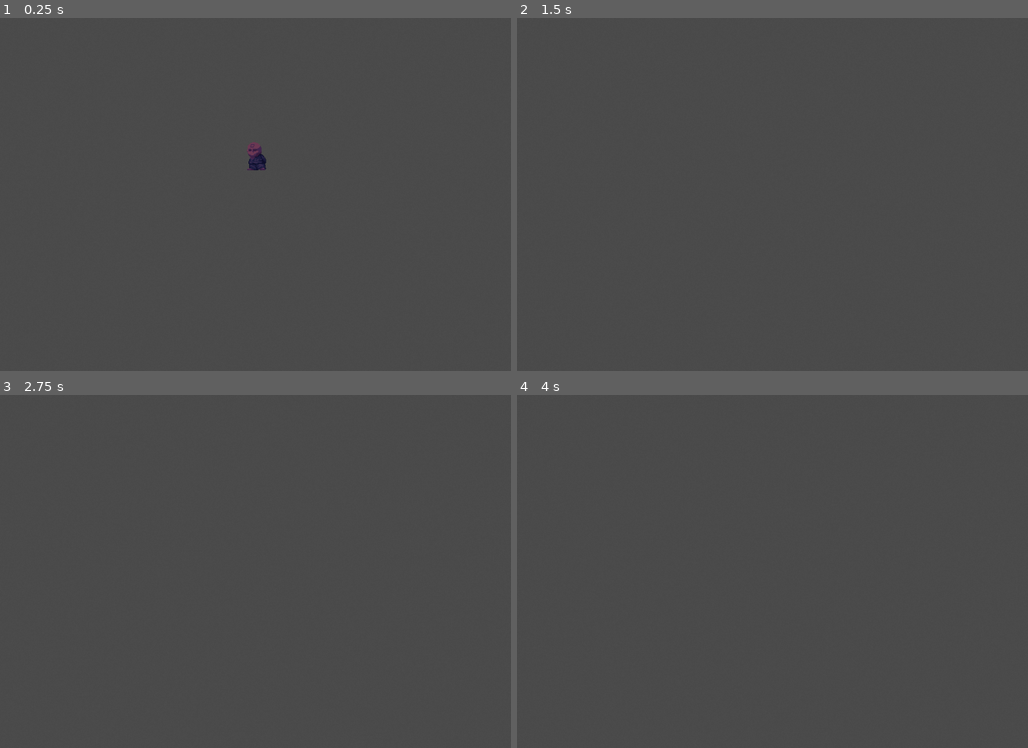
Above: before the commit, frames 1-4 (two rows, left to right).
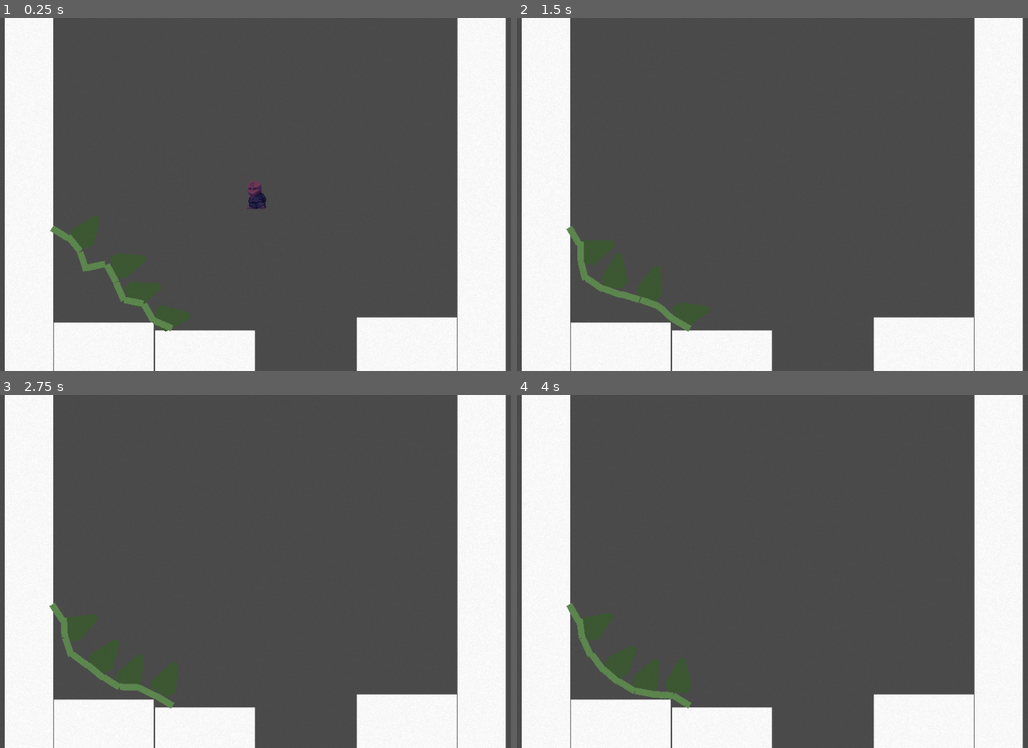
Above: after the commit, the same moments.

Repository: ManechLepage/PlatformerJam
Game: Godot game, scene res://Scenes/main.tscn
The game is run twice, just before and just after one commit, with the same random seed, the same clock (stepped at 60 frames per second) and the same inputs.
Inputs:
- Up to frame 1 (0.25 s): no input
- Up to frame 2 (1.5 s): hold Right (Right) from 0.53 s (still down); tap Z (Meditate) at 0.6 s; tap W (Jump) at 0.77 s; tap X (Wash) at 1.35 s
- Up to frame 3 (2.75 s): tap W (Jump) at 1.52 s; release Right (Right) at 2.03 s; hold Left (Left) from 2.03 s (still down); tap Z (Meditate) at 2.1 s
- Up to frame 4 (4 s): release Left (Left) at 2.78 s; hold Right (Right) from 2.78 s (still down); tap X (Wash) at 2.85 s; tap W (Jump) at 3.02, 3.77 s; tap Z (Meditate) at 3.6 s

The runs differ from the first frame. In frame 1, 28% of the frame differs, in the area x 0-100%, y 0-100%; in frame 2, 28%; in frame 3, 28%; in frame 4, 28%.

Commit message:
Goontastique

Diff:
--- /dev/null
+++ b/platformer-jam/Scenes/Objects/plant.tscn
@@ -0,0 +1,69 @@
+[gd_scene format=3 uid="uid://7umuivegwpuf"]
+
+[sub_resource type="RectangleShape2D" id="RectangleShape2D_5khlg"]
+size = Vector2(10, 30)
+
+[node name="Plant" type="Node2D" unique_id=952569118]
+modulate = Color(0.3697454, 0.5391103, 0.31187817, 1)
+
+[node name="PinJoint2D" type="PinJoint2D" parent="." unique_id=952926085]
+position = Vector2(65, -14)
+node_a = NodePath("../Leaves/Leaf")
+node_b = NodePath("../Branch")
+
+[node name="Leaves" type="Node2D" parent="." unique_id=950709168]
+modulate = Color(0.6550534, 0.6550533, 0.65505326, 1)
+
+[node name="Leaf" type="RigidBody2D" parent="Leaves" unique_id=904895338]
+gravity_scale = 0.0
+can_sleep = false
+
+[node name="Shape" type="Polygon2D" parent="Leaves/Leaf" unique_id=446382906]
+polygon = PackedVector2Array(15, -18, 55, -34, 68, -27, 68, 2, 56, 7, 16, -9)
+uv = PackedVector2Array(13, -17, 55, -34, 68, -27, 68, 2, 56, 7, 30.769867, 2.0413437)
+
+[node name="CollisionPolygon2D" type="CollisionPolygon2D" parent="Leaves/Leaf" unique_id=709592495]
+polygon = PackedVector2Array(15, -18, 55, -34, 68, -27, 68, 2, 56, 7, 16, -9)
+
+[node name="Branch" type="RigidBody2D" parent="." unique_id=313482899]
+position = Vector2(65, -14)
+
+[node name="Shape" type="Polygon2D" parent="Branch" unique_id=2073908535]
+polygon = PackedVector2Array(0, 0, 10, 0, 10, 30, 0, 30)
+uv = PackedVector2Array(13, -17, 55, -34, 68, -27, 68, 2, 56, 7, 30.769867, 2.0413437)
+
+[node name="CollisionPolygon2D" type="CollisionShape2D" parent="Branch" unique_id=1107473172]
+position = Vector2(5, 15)
+shape = SubResource("RectangleShape2D_5khlg")
+
+[node name="Branch2" type="RigidBody2D" parent="." unique_id=1929256917]
+position = Vector2(66, -44)
+
+[node name="PinJoint2D2" type="PinJoint2D" parent="Branch2" unique_id=1374694195]
+position = Vector2(4, 29)
+node_a = NodePath("../../Branch")
+node_b = NodePath("..")
+
+[node name="Shape" type="Polygon2D" parent="Branch2" unique_id=554174697]
+polygon = PackedVector2Array(0, 0, 10, 0, 10, 30, 0, 30)
+uv = PackedVector2Array(13, -17, 55, -34, 68, -27, 68, 2, 56, 7, 30.769867, 2.0413437)
+
+[node name="CollisionPolygon2D" type="CollisionShape2D" parent="Branch2" unique_id=1214574735]
+position = Vector2(5, 15)
+shape = SubResource("RectangleShape2D_5khlg")
+
+[node name="Branch3" type="RigidBody2D" parent="." unique_id=933108062]
+position = Vector2(64, -74)
+
+[node name="PinJoint2D2" type="PinJoint2D" parent="Branch3" unique_id=1257515232]
+position = Vector2(4, 29)
+node_a = NodePath("../../Branch2")
+node_b = NodePath("..")
+
+[node name="Shape" type="Polygon2D" parent="Branch3" unique_id=2096800084]
+polygon = PackedVector2Array(0, 0, 10, 0, 10, 30, 0, 30)
+uv = PackedVector2Array(13, -17, 55, -34, 68, -27, 68, 2, 56, 7, 30.769867, 2.0413437)
+
+[node name="CollisionPolygon2D" type="CollisionShape2D" parent="Branch3" unique_id=248751999]
+position = Vector2(5, 15)
+shape = SubResource("RectangleShape2D_5khlg")
--- a/platformer-jam/Scenes/Player/player.tscn
+++ b/platformer-jam/Scenes/Player/player.tscn
@@ -3,6 +3,7 @@
 [ext_resource type="Script" uid="uid://b8kew3elbwlo" path="res://Scripts/Player/player.gd" id="1_a3d8c"]
 [ext_resource type="Texture2D" uid="uid://p44sdkr4nqtu" path="res://Sprites/char_sheet.png" id="2_jhyir"]
 [ext_resource type="Script" uid="uid://covxk1e87jddg" path="res://Scripts/Player/StateMachine/state_machine.gd" id="2_xpcdj"]
+[ext_resource type="Script" uid="uid://dsyciksxffnvr" path="res://Scripts/Player/pusher.gd" id="3_74mp2"]
 [ext_resource type="Script" uid="uid://bm5o7y4tnpqcd" path="res://Scripts/Player/StateMachine/running.gd" id="3_xpcdj"]
 [ext_resource type="Script" uid="uid://cbt0hbfm245pb" path="res://Scripts/Player/StateMachine/idle.gd" id="4_dd0ac"]
 [ext_resource type="Script" uid="uid://bmk15vkvjqfoa" path="res://Scripts/Player/StateMachine/fall.gd" id="5_0u5uq"]
@@ -62,10 +63,11 @@
 }]
 
 [sub_resource type="RectangleShape2D" id="RectangleShape2D_dd0ac"]
-size = Vector2(30, 40)
+size = Vector2(21, 38)
 
 [node name="Player" type="CharacterBody2D" unique_id=1898798850 groups=["Player"]]
 collision_layer = 3
+floor_max_angle = 0.9843657
 script = ExtResource("1_a3d8c")
 
 [node name="Sprite" type="AnimatedSprite2D" parent="." unique_id=1673098178]
@@ -75,7 +77,11 @@
 autoplay = "running"
 
 [node name="Collision" type="CollisionShape2D" parent="." unique_id=285193432]
+position = Vector2(1.5, 0)
 shape = SubResource("RectangleShape2D_dd0ac")
+
+[node name="Pusher" type="Node2D" parent="." unique_id=173058658]
+script = ExtResource("3_74mp2")
 
 [node name="StateMachine" type="Node" parent="." unique_id=482495664 node_paths=PackedStringArray("starting_state")]
 script = ExtResource("2_xpcdj")
@@ -114,6 +120,7 @@
 idle = NodePath("../Idle")
 run = NodePath("../Running")
 fall = NodePath("../Fall")
+jump_force = 400.0
 
 [node name="MeditateIdle" type="Node" parent="StateMachine" unique_id=838991202 node_paths=PackedStringArray("idle", "fall", "meditate_running")]
 script = ExtResource("7_0u5uq")
--- a/platformer-jam/Scenes/Rooms/Tower1/room1.tscn
+++ b/platformer-jam/Scenes/Rooms/Tower1/room1.tscn
@@ -1,11 +1,271 @@
 [gd_scene format=3 uid="uid://cjh22wy576j4w"]
 
 [ext_resource type="PackedScene" uid="uid://dmosabcgkit6v" path="res://Scenes/Rooms/room.tscn" id="1_nwy7d"]
+[ext_resource type="PackedScene" uid="uid://7umuivegwpuf" path="res://Scenes/Objects/plant.tscn" id="2_5khlg"]
+
+[sub_resource type="Gradient" id="Gradient_nwy7d"]
+colors = PackedColorArray(1, 1, 1, 1, 1, 1, 1, 1)
+
+[sub_resource type="GradientTexture2D" id="GradientTexture2D_3gngh"]
+gradient = SubResource("Gradient_nwy7d")
+width = 256
+height = 256
+
+[sub_resource type="RectangleShape2D" id="RectangleShape2D_g4v7s"]
+size = Vector2(75, 570)
+
+[sub_resource type="RectangleShape2D" id="RectangleShape2D_5khlg"]
+size = Vector2(10, 30)
 
 [node name="Room" unique_id=197990627 instance=ExtResource("1_nwy7d")]
 
-[node name="RoomTrigger" parent="Offset/RoomTriggers" parent_id_path=PackedInt32Array(281844601) index="0" unique_id=174834819]
-position = Vector2(530, 167)
-room_name = "1"
-
-[editable path="Offset/RoomTriggers/RoomTrigger"]
+[node name="Block" type="AnimatableBody2D" parent="Offset/Obstacles" parent_id_path=PackedInt32Array(457880380) index="0" unique_id=917085587]
+
+[node name="Sprite2D" type="Sprite2D" parent="Offset/Obstacles/Block" index="0" unique_id=350153690]
+position = Vector2(-342, 1.9999471)
+scale = Vector2(0.2890625, 2.2265623)
+texture = SubResource("GradientTexture2D_3gngh")
+
+[node name="CollisionShape2D" type="CollisionShape2D" parent="Offset/Obstacles/Block" index="1" unique_id=2140421830]
+position = Vector2(-342.5, 2)
+shape = SubResource("RectangleShape2D_g4v7s")
+
+[node name="Block2" type="AnimatableBody2D" parent="Offset/Obstacles" parent_id_path=PackedInt32Array(457880380) index="1" unique_id=2050927830]
+position = Vector2(693, 0)
+
+[node name="Sprite2D" type="Sprite2D" parent="Offset/Obstacles/Block2" index="0" unique_id=1285160765]
+position = Vector2(-342, 1.9999471)
+scale = Vector2(0.2890625, 2.2265623)
+texture = SubResource("GradientTexture2D_3gngh")
+
+[node name="CollisionShape2D" type="CollisionShape2D" parent="Offset/Obstacles/Block2" index="1" unique_id=1352662910]
+position = Vector2(-342.5, 2)
+shape = SubResource("RectangleShape2D_g4v7s")
+
+[node name="Block3" type="AnimatableBody2D" parent="Offset/Obstacles" parent_id_path=PackedInt32Array(457880380) index="2" unique_id=480701157]
+position = Vector2(-227, 642.00006)
+rotation = 1.5707964
+scale = Vector2(1.1776402, 0.2683857)
+
+[node name="Sprite2D" type="Sprite2D" parent="Offset/Obstacles/Block3" index="0" unique_id=644252089]
+position = Vector2(-342, 1.9999471)
+scale = Vector2(0.2890625, 2.2265623)
+texture = SubResource("GradientTexture2D_3gngh")
+
+[node name="CollisionShape2D" type="CollisionShape2D" parent="Offset/Obstacles/Block3" index="1" unique_id=1438956339]
+position = Vector2(-342.5, 2)
+shape = SubResource("RectangleShape2D_g4v7s")
+
+[node name="Block4" type="AnimatableBody2D" parent="Offset/Obstacles" parent_id_path=PackedInt32Array(457880380) index="3" unique_id=431086557]
+position = Vector2(-72.00001, 654.00006)
+rotation = 1.5707964
+scale = Vector2(1.1776402, 0.2683857)
+
+[node name="Sprite2D" type="Sprite2D" parent="Offset/Obstacles/Block4" index="0" unique_id=615255477]
+position = Vector2(-342, 1.9999471)
+scale = Vector2(0.2890625, 2.2265623)
+texture = SubResource("GradientTexture2D_3gngh")
+
+[node name="CollisionShape2D" type="CollisionShape2D" parent="Offset/Obstacles/Block4" index="1" unique_id=2093265773]
+position = Vector2(-342.5, 2)
+shape = SubResource("RectangleShape2D_g4v7s")
+
+[node name="PinJoint2D2" type="PinJoint2D" parent="Offset/Obstacles" parent_id_path=PackedInt32Array(457880380) index="4" unique_id=1376364263]
+position = Vector2(-121.000015, 205.99991)
+node_a = NodePath("../Block4")
+node_b = NodePath("../Plant/Branch")
+
+[node name="Block5" type="AnimatableBody2D" parent="Offset/Obstacles" parent_id_path=PackedInt32Array(457880380) index="5" unique_id=1017189817]
+position = Vector2(237.00002, 634.00006)
+rotation = 1.5707964
+scale = Vector2(1.1776402, 0.2683857)
+
+[node name="Sprite2D" type="Sprite2D" parent="Offset/Obstacles/Block5" index="0" unique_id=925669119]
+position = Vector2(-342, 1.9999471)
+scale = Vector2(0.2890625, 2.2265623)
+texture = SubResource("GradientTexture2D_3gngh")
+
+[node name="CollisionShape2D" type="CollisionShape2D" parent="Offset/Obstacles/Block5" index="1" unique_id=1410214613]
+position = Vector2(-342.5, 2)
+shape = SubResource("RectangleShape2D_g4v7s")
+
+[node name="Plant" parent="Offset/Obstacles" parent_id_path=PackedInt32Array(457880380) index="6" unique_id=952569118 instance=ExtResource("2_5khlg")]
+position = Vector2(-191, 189)
+
+[node name="PinJoint2D" parent="Offset/Obstacles/Plant" index="0" unique_id=952926085]
+position = Vector2(76, -14)
+
+[node name="Leaf" parent="Offset/Obstacles/Plant/Leaves" parent_id_path=PackedInt32Array(952569118, 950709168) index="0" unique_id=904895338]
+position = Vector2(144, -24)
+rotation = 3.1415927
+
+[node name="Leaf2" type="RigidBody2D" parent="Offset/Obstacles/Plant/Leaves" parent_id_path=PackedInt32Array(952569118, 950709168) index="1" unique_id=836039293]
+position = Vector2(108, -67)
+rotation = 3.1415927
+gravity_scale = 0.0
+can_sleep = false
+
+[node name="Shape" type="Polygon2D" parent="Offset/Obstacles/Plant/Leaves/Leaf2" index="0" unique_id=1281356599]
+polygon = PackedVector2Array(15, -18, 55, -34, 68, -27, 68, 2, 56, 7, 16, -9)
+uv = PackedVector2Array(13, -17, 55, -34, 68, -27, 68, 2, 56, 7, 30.769867, 2.0413437)
+
+[node name="CollisionPolygon2D" type="CollisionPolygon2D" parent="Offset/Obstacles/Plant/Leaves/Leaf2" index="1" unique_id=879894164]
+polygon = PackedVector2Array(15, -18, 55, -34, 68, -27, 68, 2, 56, 7, 16, -9)
+
+[node name="PinJoint2D" type="PinJoint2D" parent="Offset/Obstacles/Plant/Leaves/Leaf2" index="2" unique_id=394810831]
+position = Vector2(68, -9.000006)
+node_a = NodePath("..")
+node_b = NodePath("../../../Branch3")
+
+[node name="Leaf3" type="RigidBody2D" parent="Offset/Obstacles/Plant/Leaves" parent_id_path=PackedInt32Array(952569118, 950709168) index="2" unique_id=1995893263]
+position = Vector2(61, -98)
+rotation = 3.1415927
+gravity_scale = 0.0
+can_sleep = false
+
+[node name="Shape" type="Polygon2D" parent="Offset/Obstacles/Plant/Leaves/Leaf3" index="0" unique_id=471524620]
+polygon = PackedVector2Array(15, -18, 55, -34, 68, -27, 68, 2, 56, 7, 16, -9)
+uv = PackedVector2Array(13, -17, 55, -34, 68, -27, 68, 2, 56, 7, 30.769867, 2.0413437)
+
+[node name="CollisionPolygon2D" type="CollisionPolygon2D" parent="Offset/Obstacles/Plant/Leaves/Leaf3" index="1" unique_id=153619593]
+polygon = PackedVector2Array(15, -18, 55, -34, 68, -27, 68, 2, 56, 7, 16, -9)
+
+[node name="PinJoint2D" type="PinJoint2D" parent="Offset/Obstacles/Plant/Leaves/Leaf3" index="2" unique_id=1083261387]
+position = Vector2(68, -9.000006)
+node_a = NodePath("..")
+node_b = NodePath("../../../Branch5")
+
+[node name="Leaf4" type="RigidBody2D" parent="Offset/Obstacles/Plant/Leaves" parent_id_path=PackedInt32Array(952569118, 950709168) index="3" unique_id=1075876661]
+position = Vector2(-12, -131)
+rotation = 3.1415927
+gravity_scale = 0.0
+can_sleep = false
+
+[node name="Shape" type="Polygon2D" parent="Offset/Obstacles/Plant/Leaves/Leaf4" index="0" unique_id=1390981944]
+polygon = PackedVector2Array(15, -18, 55, -34, 68, -27, 68, 2, 56, 7, 16, -9)
+uv = PackedVector2Array(13, -17, 55, -34, 68, -27, 68, 2, 56, 7, 30.769867, 2.0413437)
+
+[node name="CollisionPolygon2D" type="CollisionPolygon2D" parent="Offset/Obstacles/Plant/Leaves/Leaf4" index="1" unique_id=400456528]
+polygon = PackedVector2Array(15, -18, 55, -34, 68, -27, 68, 2, 56, 7, 16, -9)
+
+[node name="PinJoint2D" type="PinJoint2D" parent="Offset/Obstacles/Plant/Leaves/Leaf4" index="2" unique_id=4543549]
+position = Vector2(68, -9.000006)
+node_a = NodePath("..")
+node_b = NodePath("../../../Branch8")
+
+[node name="Branch2" parent="Offset/Obstacles/Plant" index="3" unique_id=1929256917]
+position = Vector2(54, -40)
+rotation = -0.37350047
+
+[node name="Branch3" parent="Offset/Obstacles/Plant" index="4" unique_id=933108062]
+position = Vector2(31, -53)
+rotation = -1.012291
+
+[node name="Branch4" type="RigidBody2D" parent="Offset/Obstacles/Plant" index="5" unique_id=614887091]
+position = Vector2(7, -73)
+rotation = -0.8517207
+
+[node name="PinJoint2D2" type="PinJoint2D" parent="Offset/Obstacles/Plant/Branch4" index="0" unique_id=426438272]
+position = Vector2(4, 29)
+node_a = NodePath("../../Branch3")
+node_b = NodePath("..")
+
+[node name="Shape" type="Polygon2D" parent="Offset/Obstacles/Plant/Branch4" index="1" unique_id=2078954184]
+polygon = PackedVector2Array(0, 0, 10, 0, 10, 30, 0, 30)
+uv = PackedVector2Array(13, -17, 55, -34, 68, -27, 68, 2, 56, 7, 30.769867, 2.0413437)
+
+[node name="CollisionPolygon2D" type="CollisionShape2D" parent="Offset/Obstacles/Plant/Branch4" index="2" unique_id=1408569124]
+position = Vector2(5, 15)
+shape = SubResource("RectangleShape2D_5khlg")
+
+[node name="Branch5" type="RigidBody2D" parent="Offset/Obstacles/Plant" index="6" unique_id=1137376892]
+position = Vector2(-19, -84)
+rotation = -1.118756
+
+[node name="PinJoint2D2" type="PinJoint2D" parent="Offset/Obstacles/Plant/Branch5" index="0" unique_id=1181456232]
+position = Vector2(4, 29)
+node_a = NodePath("../../Branch4")
+node_b = NodePath("..")
+
+[node name="Shape" type="Polygon2D" parent="Offset/Obstacles/Plant/Branch5" index="1" unique_id=1773018102]
+polygon = PackedVector2Array(0, 0, 10, 0, 10, 30, 0, 30)
+uv = PackedVector2Array(13, -17, 55, -34, 68, -27, 68, 2, 56, 7, 30.769867, 2.0413437)
+
+[node name="CollisionPolygon2D" type="CollisionShape2D" parent="Offset/Obstacles/Plant/Branch5" index="2" unique_id=964891809]
+position = Vector2(5, 15)
+shape = SubResource("RectangleShape2D_5khlg")
+
+[node name="Branch6" type="RigidBody2D" parent="Offset/Obstacles/Plant" index="7" unique_id=277883813]
+position = Vector2(-46, -96)
+rotation = -1.118756
+
+[node name="PinJoint2D2" type="PinJoint2D" parent="Offset/Obstacles/Plant/Branch6" index="0" unique_id=1077059418]
+position = Vector2(4, 29)
+node_a = NodePath("../../Branch5")
+node_b = NodePath("..")
+
+[node name="Shape" type="Polygon2D" parent="Offset/Obstacles/Plant/Branch6" index="1" unique_id=242205132]
+polygon = PackedVector2Array(0, 0, 10, 0, 10, 30, 0, 30)
+uv = PackedVector2Array(13, -17, 55, -34, 68, -27, 68, 2, 56, 7, 30.769867, 2.0413437)
+
+[node name="CollisionPolygon2D" type="CollisionShape2D" parent="Offset/Obstacles/Plant/Branch6" index="2" unique_id=1325630229]
+position = Vector2(5, 15)
+shape = SubResource("RectangleShape2D_5khlg")
+
+[node name="Branch7" type="RigidBody2D" parent="Offset/Obstacles/Plant" index="8" unique_id=743899882]
+position = Vector2(-74, -107)
+rotation = -1.118756
+
+[node name="PinJoint2D2" type="PinJoint2D" parent="Offset/Obstacles/Plant/Branch7" index="0" unique_id=703721488]
+position = Vector2(4, 29)
+node_a = NodePath("../../Branch6")
+node_b = NodePath("..")
+
+[node name="Shape" type="Polygon2D" parent="Offset/Obstacles/Plant/Branch7" index="1" unique_id=640657716]
+polygon = PackedVector2Array(0, 0, 10, 0, 10, 30, 0, 30)
+uv = PackedVector2Array(13, -17, 55, -34, 68, -27, 68, 2, 56, 7, 30.769867, 2.0413437)
+
+[node name="CollisionPolygon2D" type="CollisionShape2D" parent="Offset/Obstacles/Plant/Branch7" index="2" unique_id=541404914]
+position = Vector2(5, 15)
+shape = SubResource("RectangleShape2D_5khlg")
+
+[node name="Branch8" type="RigidBody2D" parent="Offset/Obstacles/Plant" index="9" unique_id=1524814282]
+position = Vector2(-92, -133)
+rotation = -0.5602507
+
+[node name="PinJoint2D2" type="PinJoint2D" parent="Offset/Obstacles/Plant/Branch8" index="0" unique_id=1170000871]
+position = Vector2(4, 29)
+node_a = NodePath("..")
+node_b = NodePath("../../Branch7")
+
+[node name="Shape" type="Polygon2D" parent="Offset/Obstacles/Plant/Branch8" index="1" unique_id=408830032]
+polygon = PackedVector2Array(0, 0, 10, 0, 10, 30, 0, 30)
+uv = PackedVector2Array(13, -17, 55, -34, 68, -27, 68, 2, 56, 7, 30.769867, 2.0413437)
+
+[node name="CollisionPolygon2D" type="CollisionShape2D" parent="Offset/Obstacles/Plant/Branch8" index="2" unique_id=1666443742]
+position = Vector2(5, 15)
+shape = SubResource("RectangleShape2D_5khlg")
+
+[node name="BranchLast" type="RigidBody2D" parent="Offset/Obstacles/Plant" index="10" unique_id=1809183451]
+position = Vector2(-117, -132)
+rotation = -1.3857914
+
+[node name="PinJoint2D2" type="PinJoint2D" parent="Offset/Obstacles/Plant/BranchLast" index="0" unique_id=515458703]
+position = Vector2(5.4707923, 29.581589)
+node_a = NodePath("../../Branch8")
+node_b = NodePath("..")
+
+[node name="PinJoint2D3" type="PinJoint2D" parent="Offset/Obstacles/Plant/BranchLast" index="1" unique_id=157596481]
+position = Vector2(5.466527, 2.0290413)
+node_a = NodePath("..")
+node_b = NodePath("../../../Block")
+
+[node name="Shape" type="Polygon2D" parent="Offset/Obstacles/Plant/BranchLast" index="2" unique_id=479952005]
+polygon = PackedVector2Array(0, 0, 10, 0, 10, 30, 0, 30)
+uv = PackedVector2Array(13, -17, 55, -34, 68, -27, 68, 2, 56, 7, 30.769867, 2.0413437)
+
+[node name="CollisionPolygon2D" type="CollisionShape2D" parent="Offset/Obstacles/Plant/BranchLast" index="3" unique_id=1853829768]
+position = Vector2(5, 15)
+shape = SubResource("RectangleShape2D_5khlg")
+
+[editable path="Offset/Obstacles/Plant"]
--- /dev/null
+++ b/platformer-jam/Scripts/Player/pusher.gd
@@ -0,0 +1,14 @@
+extends Node2D
+
+@export var pushForce = 500
+
+@export var bodyPath: NodePath = ".."
+
+@onready var body: CharacterBody2D = get_node(bodyPath)
+
+func _physics_process(_delta):
+	if body.move_and_slide():
+		for i in body.get_slide_collision_count():
+			var col = body.get_slide_collision(i)
+			if col.get_collider() is RigidBody2D:
+				col.get_collider().apply_force(col.get_normal() * -pushForce)
Not shown, added: platformer-jam/Scripts/Player/pusher.gd.uid
